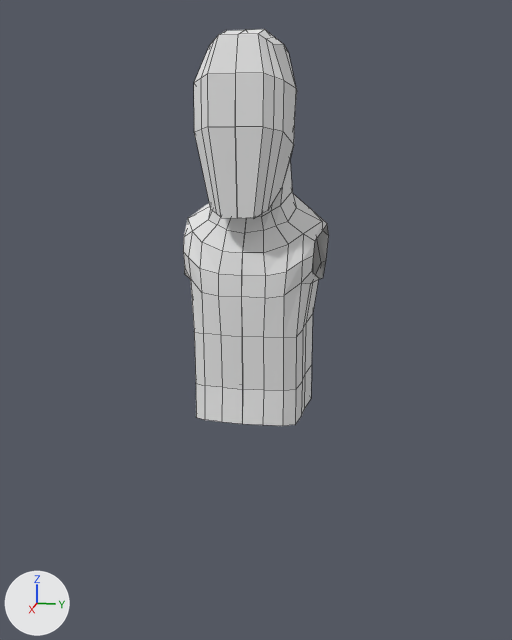
A saved change to the Blender file PS1_Model/ps1_model.blend.
Both versions are drawn from a 50 mm lens placed at (8.95, 3.83, 5.69), pointed at (0.88, 2.22, 3.68). Arrows for +X, +Y and +Z are at lower left; the lights stay in place. Mesh edges are drawn as thin lines.

The scene before the commit, as lines of its bpy script (objects in view):
```python
me_cube = bpy.data.meshes.new('Cube')
me_cube.from_pydata(...)  # 132 vertices, 111 faces; spans x -0.93..1.0, y 0.0..1.09, z -4.08..1.46
me_cube.materials.append(mat_material)  # white #e7e7e7
ob_cube = bpy.data.objects.new('Cube', me_cube)
ob_cube.location = (0.93, 2.17, 5.73)
ob_cube.scale = (0.778, 0.778, 0.778)
_m = ob_cube.modifiers.new('Mirror', 'MIRROR')
_m.use_axis = (False, True, False)
```
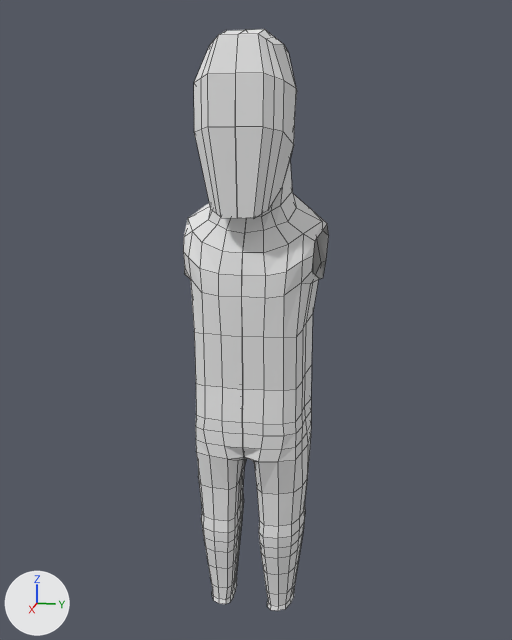
Patch to the scene script:
```diff
--- a/PS1_Model/ps1_model.blend.py
+++ b/PS1_Model/ps1_model.blend.py
@@ me_cube @@
 # used by ob_cube; location = (0.93, 2.17, 5.73); scale = (0.778, 0.778, 0.778)
-me_cube.from_pydata(...)  # 132 vertices, 111 faces; spans x -0.93..1.0, y 0.0..1.09, z -4.08..1.46
+me_cube.from_pydata(...)  # 301 vertices, 273 faces; spans x -0.93..1.0, y 0.0..1.09, z -7.41..1.46
+# me_cube part 1
+# 6 vertices move from x -0.11..0.68, y 0.0..0.82, z -4.08..-4.04 to x -0.11..0.68, y 0.0..0.82, z -4.03..-4.01
+# 164 vertices are added at x -0.86..0.68, y 0.0..0.89, z -7.41..-4.19
+# 5 new vertices lie (0.0, 0.0, 0.22) away from vertices in x -0.86..0.68, y 0.0..0.82, z -4.44..-4.41
+# 162 new faces join them
 me_cube.materials.append(mat_material)
```

Location of each change, (x1, y1, x2, y2) in pixels of the pictures (512 x 640 px):
'Cube', reshaped (46% taller): before (183, 29, 329, 426); after (183, 29, 329, 611)
part 1 of me_cube, built on: before (196, 365, 312, 426); after (196, 365, 312, 611)
